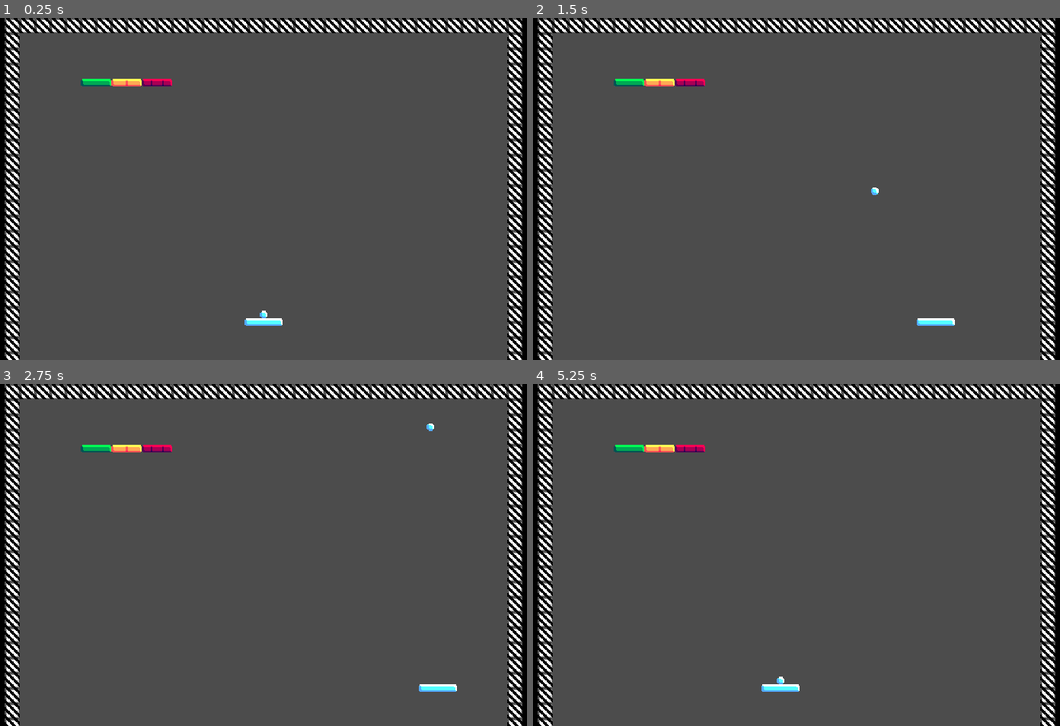
Above: before the commit, frames 1-4 (two rows, left to right).
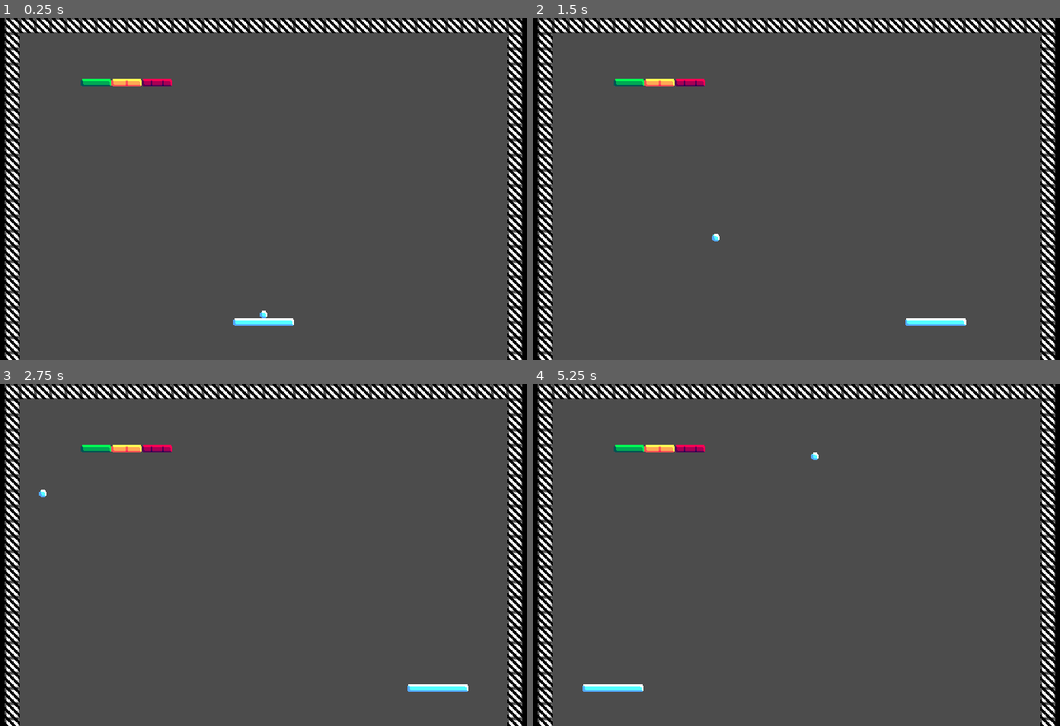
Above: after the commit, the same moments.

Repository: SkyfectaGameDev/ProjectQuarter
Game: Godot game, scene res://Games/Ricochet/Stages/Scene.tscn
Two runs of this game, one before a commit and one after it. Both use one fixed random seed, a clock stepped at 60 frames per second and the inputs below.
Inputs:
- Up to frame 1 (0.25 s): no input
- Up to frame 2 (1.5 s): tap Enter at 0.5 s; hold Right (move_right) 0.53-1.28 s; tap Space (action_1) at 0.6 s; hold Left (move_left) from 1.28 s (still down); tap S (action_2) at 1.35 s
- Up to frame 3 (2.75 s): release Left (move_left) at 2.03 s; hold Right (move_right) from 2.03 s (still down); tap Space (action_1) at 2.1 s
- Up to frame 4 (5.25 s): tap S (action_2) at 2.85, 4.35 s; tap Space (action_1) at 3.5, 3.6, 5.1 s; release Right (move_right) at 3.53 s; hold Left (move_left) from 3.53 s (still down); tap Enter at 4.25 s

The runs differ from the first frame. In frame 1, 0.1% of the frame differs, in the area x 44-56%, y 87-90%; in frame 2, 0.2%; in frame 3, 0.2%; in frame 4, 0.5%, in the area x 9-55%, y 20-90%.

Commit message:
Bounce Direction Modification Tests

Diff:
--- /dev/null
+++ b/Games/Ricochet/Resources/PlayerContainer.tres
@@ -0,0 +1,6 @@
+[gd_resource type="Resource" load_steps=2 format=2]
+
+[ext_resource path="res://Games/Ricochet/Scripts/PlayerContainer.gd" type="Script" id=1]
+
+[resource]
+script = ExtResource( 1 )
--- a/Games/Ricochet/Scripts/Ball.gd
+++ b/Games/Ricochet/Scripts/Ball.gd
@@ -3,6 +3,8 @@
 # ----- Variable Setup -----
 export var speed = 150
 export var direction = Vector2(0.5, 1)
+
+const player_container = preload("res://Games/Ricochet/Resources/PlayerContainer.tres")
 
 var world = "res://Games/Ricochet/Stages/Scene.tscn"
 var game_over = false
@@ -24,13 +26,24 @@
 
 	# ----- After Firing The Ball -----
 	if is_running:
+		direction = direction.normalized()
 		var velocity = speed * direction * delta
 		var collision = move_and_collide(velocity)
 		if collision != null:
-			direction = direction.bounce(collision.normal)
+			if collision.collider == player_container.player:
+				print("Player")
+				direction = direction.bounce(collision.normal)
+				direction.x = get_x_bounce_direction(collision)
+			else:
+				direction = direction.bounce(collision.normal)
 
 	# ----- Check if Game is Over
 	check_game_over()
+
+func get_x_bounce_direction(collision: KinematicCollision2D):
+	var relative_x = collision.position.x - player_container.player.global_position.x
+	var percentage = relative_x / player_container.player_width
+	return (percentage - 0.5) * 2
 
 func check_game_over():
 	if not vis_notif.is_on_screen():
--- a/Games/Ricochet/Scripts/Player.gd
+++ b/Games/Ricochet/Scripts/Player.gd
@@ -10,14 +10,20 @@
 onready var paddle_right = get_node("PaddleRight")
 onready var collider = get_node("Collider")
 
+const player_container = preload("res://Games/Ricochet/Resources/PlayerContainer.tres")
+
 var velocity = Vector2.ZERO
 var friction = 125
 var collider_update = CapsuleShape2D.new()
 
+# ----- Player Setup -----
+func _ready():
+	player_container.player = self
+	player_container.player_width = (player_length * 8) + 16;
+
 # ----- Change Paddle Size -----
 func player_size():
 	paddle_mid.scale.x = player_length
-	print(player_length)
 	paddle_left.position = Vector2(paddle_mid.position.x + ((paddle_mid.scale.x * -8) / 2), paddle_mid.position.y)
 	paddle_right.position = Vector2(paddle_mid.position.x + ((paddle_mid.scale.x * 8) / 2), paddle_mid.position.y)
 	collider_update.height = player_length * 8 + 8
--- /dev/null
+++ b/Games/Ricochet/Scripts/PlayerContainer.gd
@@ -0,0 +1,5 @@
+extends Resource
+class_name PlayerContainer
+
+var player = null
+var player_width = null
--- a/Games/Ricochet/Scripts/positiontracktest.gd
+++ /dev/null
@@ -1,10 +0,0 @@
-extends Node2D
-
-var ball
-var ball_position_x = 0
-
-func _physics_process(delta):
-
-	ball = get_parent().get_node("Ball")
-	ball_position_x = ball.position.x + ((ball.scale.x * 8) / 2)
-	position = Vector2(ball_position_x, ball.position.y)
--- a/Games/Ricochet/Stages/Scene.tscn
+++ b/Games/Ricochet/Stages/Scene.tscn
@@ -83,5 +83,6 @@
 
 [node name="Player" parent="." instance=ExtResource( 3 )]
 collision/safe_margin = 0.2
+player_length = 6
 
 [node name="Ball" parent="." instance=ExtResource( 5 )]
--- a/project.godot
+++ b/project.godot
@@ -7,6 +7,16 @@
 ;   param=value ; assign values to parameters
 
 config_version=4
+
+_global_script_classes=[ {
+"base": "Resource",
+"class": "PlayerContainer",
+"language": "GDScript",
+"path": "res://Games/Ricochet/Scripts/PlayerContainer.gd"
+} ]
+_global_script_class_icons={
+"PlayerContainer": ""
+}
 
 [application]
 
